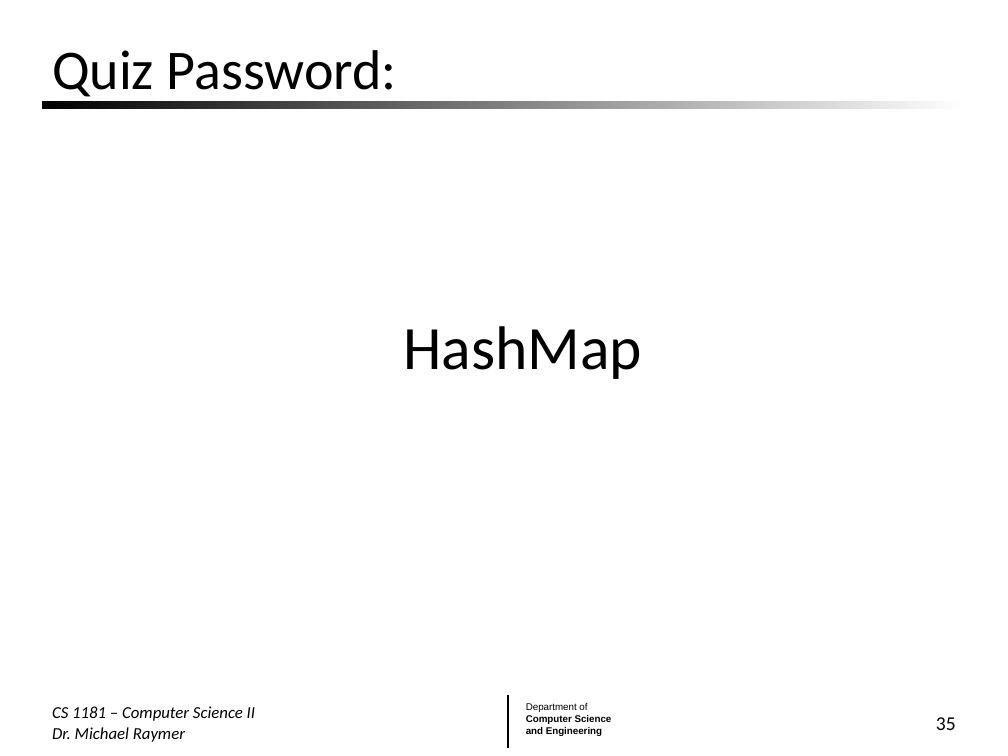
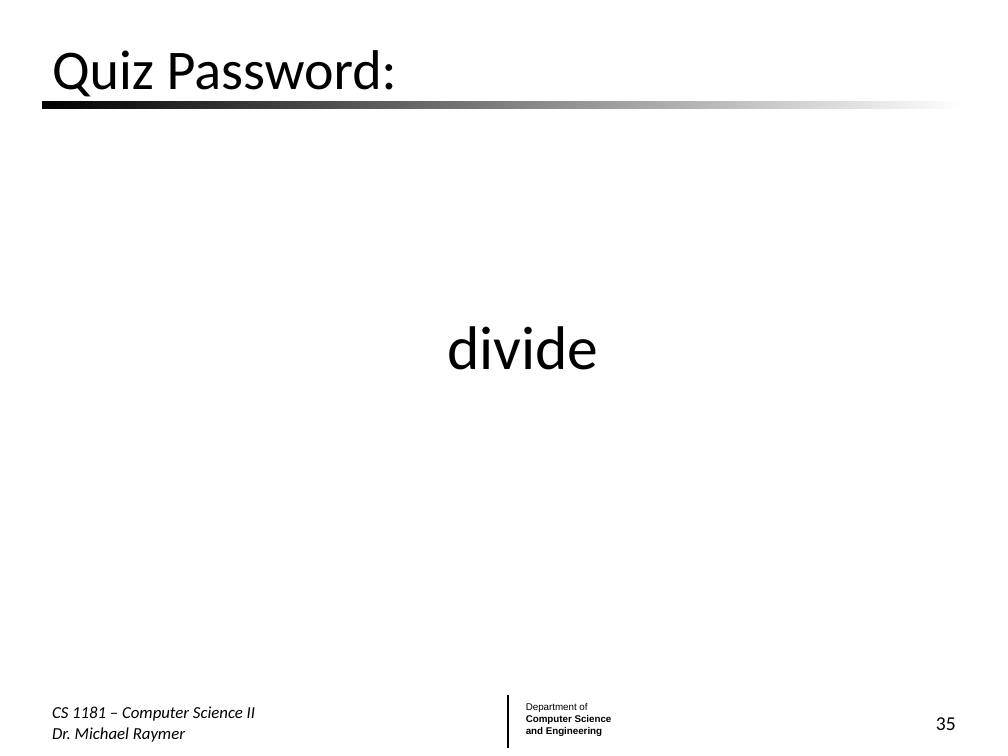
Before and after one commit to mraymer/CS1181_FA24, a slide deck: slide 35 of Lecture Slides/07 Concurrency.pptx. Drawn at 1008x756 pixels with LibreOffice and Linux fonts; fonts in the diff are those of the drawing; background and template pictures are left out. Boxes give left, top, right and bottom in pixels: in the first picture for what was removed or moved away, otherwise in the second. Text is boxed around its words. In the diff, an @@ line names an element or a change of style, - is before the commit and + after.

Commit message:
Lecture 11-22-2024

```diff
--- a/Lecture Slides/07 Concurrency.pptx
+++ b/Lecture Slides/07 Concurrency.pptx
@@ text at (x1=447, y1=326, x2=598, y2=370): text changed @@
-  HashMap
+  divide
```
Also in this commit, not shown: 2 other slides changed, 4 other files.
